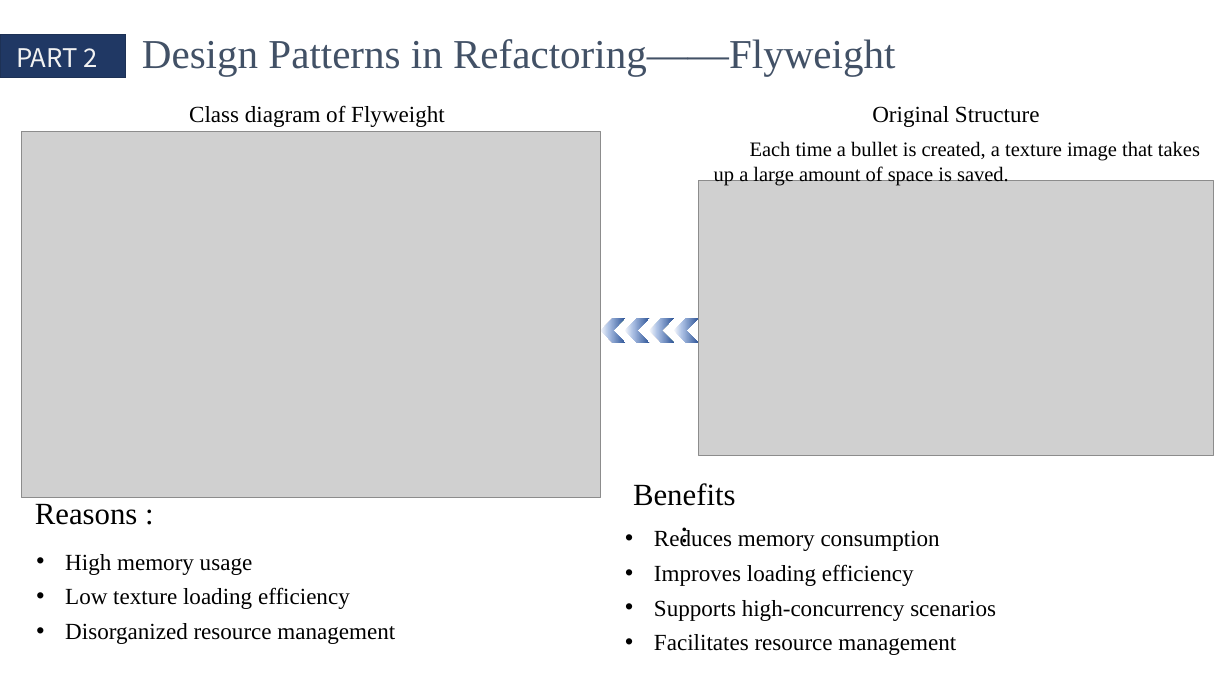
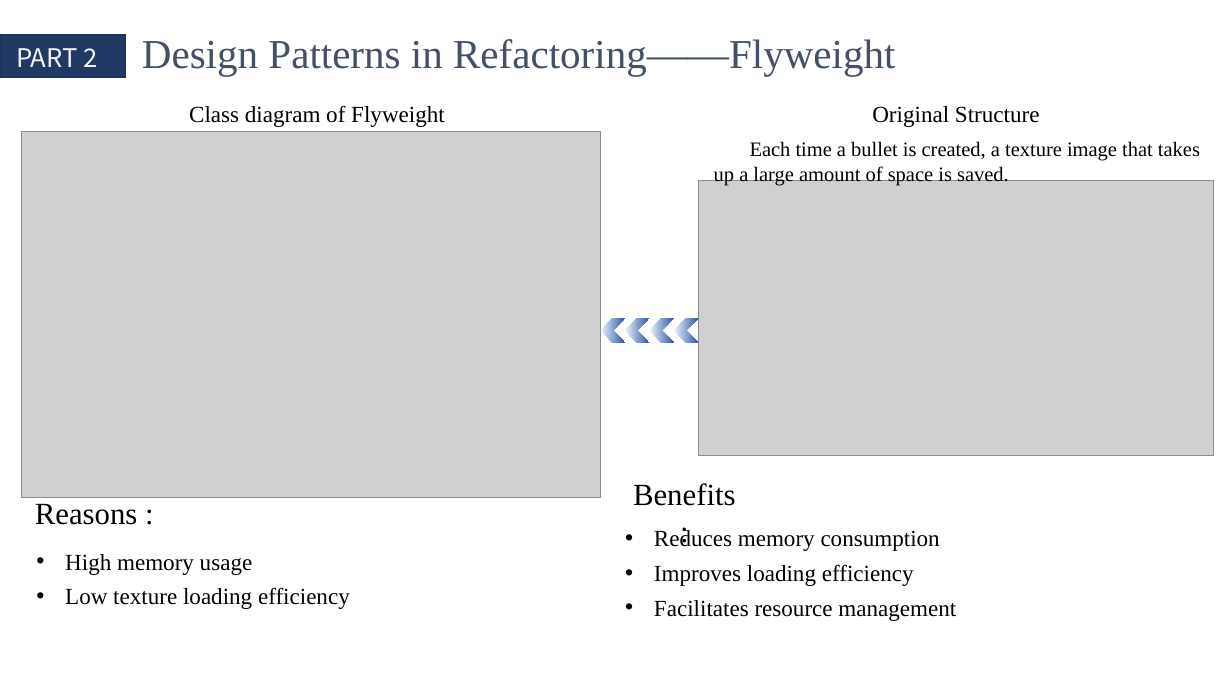
Before and after one commit to QinCheng0928/Cocos2d, a slide deck: slide 10 of 文档/DesignPattern.pptx (slide 8 before the commit). Drawn at 1232x693 pixels with LibreOffice and Linux fonts; fonts in the diff are those of the drawing; grey boxes stand for pictures. Boxes give left, top, right and bottom in pixels: in the first picture for what was removed or moved away, otherwise in the second. Text is boxed around its words. In the diff, an @@ line names an element or a change of style, - is before the commit and + after.

```diff
--- a/文档/DesignPattern.pptx
+++ b/文档/DesignPattern.pptx
@@ text at <box>65,623,395,644</box>: paragraph removed @@
-• Disorganized resource management
@@ text at <box>654,600,996,621</box>: paragraph removed @@
-• Supports high-concurrency scenarios
```
Also in this commit, not shown: 6 other slides changed.
